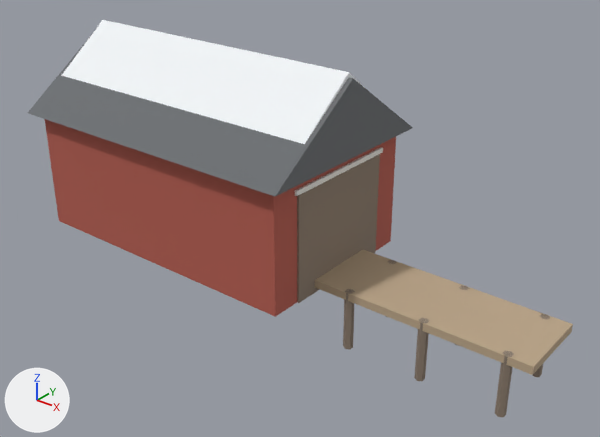
A saved change to the glTF model assets/models/environment/cold/Boathouse.glb.
Both versions are drawn from a 50 mm camera at (14.53, -14.66, 10.31) aimed at (2.95, -0.18, 1.34). The lights are fixed; the arrows at lower left show +X, +Y and +Z. The older version comes first. Where no turn or scale is listed for an object, it has been applied to the vertices. Vertices at exactly the same position are counted once.

The first picture shows 'Boat doors', 'Door trim', 'Jetty', 'Limb.036', 'Limb.038', 'Limb.040', 'Naust', 'Naust roof', 'Naust roof snow' and 1 more.
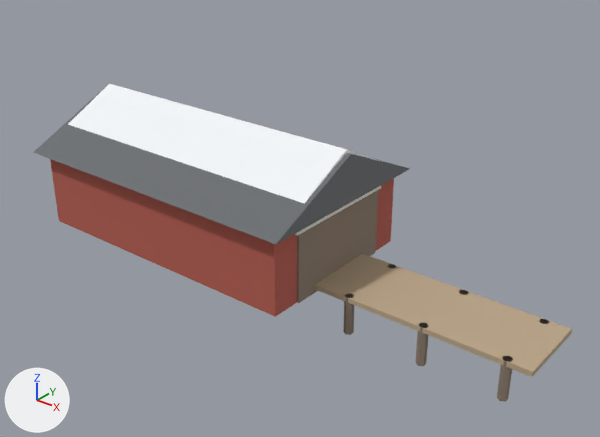
Where the newer file only moved an object's origin or applied its transform, the numbers keep the older frame.

The change, as a diff of the scene's bpy script:
```diff
--- a/assets/models/environment/cold/Boathouse.glb.py
+++ b/assets/models/environment/cold/Boathouse.glb.py
@@ me_cube_122 @@
-me_cube_122.from_pydata(...)  # 8 vertices, 12 faces; spans x -0.03..0.03, y -1.7..1.7, z -0.06..0.06
+me_cube_122.from_pydata(...)  # 8 vertices, 12 faces; spans x 4.01..4.07, y -1.7..1.7, z 1.82..1.9
+# me_cube_122 part 1: the whole mesh is scaled about its middle by (1, 1, 0.652), then moved by (4.04, 0.0, 1.86)
 me_cube_122.materials.append(mat_white_paint)
@@ me_cube_123 @@
-me_cube_123.from_pydata(...)  # 8 vertices, 12 faces; spans x -2.8..2.8, y -1.0..1.0, z -0.1..0.1
+me_cube_123.from_pydata(...)  # 8 vertices, 12 faces; spans x 4.0..9.6, y -1.0..1.0, z 0.1..0.23
+# me_cube_123 part 2: the whole mesh is scaled about its middle by (1, 1, 0.652), then moved by (6.8, 0.0, 0.16)
 me_cube_123.materials.append(mat_timber)
@@ me_cone_078 @@
-me_cone_078.from_pydata(...)  # 12 vertices, 20 faces; spans x -0.1..0.1, y -0.12..0.12, z -0.78..0.78
+me_cone_078.from_pydata(...)  # 12 vertices, 20 faces; spans x -0.1..0.1, y -0.12..0.12, z -0.36..0.65
+# me_cone_078 part 3: the whole mesh is scaled about its middle by (1, 1, 0.652), then moved by (0.0, 0.0, 0.15)
 me_cone_078.materials.append(mat_weathered_timber)
@@ me_cone_080 @@
-me_cone_080.from_pydata(...)  # 12 vertices, 20 faces; spans x -0.1..0.1, y -0.12..0.12, z -0.78..0.78
+me_cone_080.from_pydata(...)  # 12 vertices, 20 faces; spans x -0.1..0.1, y -0.12..0.12, z -0.36..0.65
+# me_cone_080 part 4: the whole mesh is scaled about its middle by (1, 1, 0.652), then moved by (0.0, 0.0, 0.15)
 me_cone_080.materials.append(mat_weathered_timber)
@@ me_cone_082 @@
-me_cone_082.from_pydata(...)  # 12 vertices, 20 faces; spans x -0.1..0.1, y -0.12..0.12, z -0.78..0.78
+me_cone_082.from_pydata(...)  # 12 vertices, 20 faces; spans x -0.1..0.1, y -0.12..0.12, z -0.36..0.65
+# me_cone_082 part 5: the whole mesh is scaled about its middle by (1, 1, 0.652), then moved by (0.0, 0.0, 0.15)
 me_cone_082.materials.append(mat_weathered_timber)
@@ me_cube_120 @@
-me_cube_120.from_pydata(...)  # 8 vertices, 12 faces; spans x -4.0..4.0, y -2.4..2.4, z -1.6..1.6
+me_cube_120.from_pydata(...)  # 8 vertices, 12 faces; spans x -4.0..4.0, y -2.4..2.4, z -1.6..0.49
+# me_cube_120 part 6: the whole mesh is scaled about its middle by (1, 1, 0.652), then moved by (0.0, 0.0, -0.56)
 me_cube_120.materials.append(mat_falu_red)
@@ me_naust_roof @@
-me_naust_roof.from_pydata(...)  # 6 vertices, 6 faces; spans x -4.3..4.3, y -2.7..2.7, z 3.2..5.1
+me_naust_roof.from_pydata(...)  # 6 vertices, 6 faces; spans x -4.3..4.3, y -2.7..2.7, z 2.09..3.32
+# me_naust_roof part 7: the whole mesh is scaled about the mesh origin by (1, 1, 0.652)
 me_naust_roof.materials.append(mat_dark_roof)
@@ me_naust_roof_snow @@
-me_naust_roof_snow.from_pydata(...)  # 6 vertices, 6 faces; spans x -4.18..4.18, y -2.2..2.2, z 3.51..5.22
+me_naust_roof_snow.from_pydata(...)  # 6 vertices, 6 faces; spans x -4.18..4.18, y -2.2..2.2, z 2.29..3.4
+# me_naust_roof_snow part 8: the whole mesh is scaled about the mesh origin by (1, 1, 0.652)
 me_naust_roof_snow.materials.append(mat_snow)
@@ ob_door_trim @@
 ob_door_trim = bpy.data.objects.new('Door trim', me_cube_122)
-ob_door_trim.location = (4.04, 0.0, 2.85)
+ob_door_trim.location = (0.0, 0.0, 0.0)
@@ ob_jetty @@
 ob_jetty = bpy.data.objects.new('Jetty', me_cube_123)
-ob_jetty.location = (6.8, 0.0, 0.25)
+ob_jetty.location = (0.0, 0.0, 0.0)
```

Pixel boxes [x1, y1, x2, y2] of what changed, in the pictures (600 x 437 px):
'Naust roof', rescaled
    before: [28, 33, 413, 196]
    after: [33, 89, 410, 244]
'Naust roof snow', rescaled
    before: [62, 20, 366, 144]
    after: [68, 84, 379, 203]
'Naust', rescaled (20% shorter)
    before: [45, 119, 396, 317]
    after: [50, 159, 394, 317]
'Jetty', rescaled
    before: [315, 250, 573, 375]
    after: [315, 254, 572, 377]
'Door trim', rescaled
    before: [295, 147, 383, 196]
    after: [295, 186, 381, 236]
'Limb.040', rescaled (15% narrower, 30% shorter)
    before: [495, 351, 514, 417]
    after: [497, 356, 513, 402]
'Limb.038', rescaled (12% narrower, 31% shorter)
    before: [414, 318, 429, 381]
    after: [415, 323, 428, 366]
'Limb.036', rescaled (8% narrower, 30% shorter)
    before: [343, 289, 355, 349]
    after: [343, 293, 354, 335]
